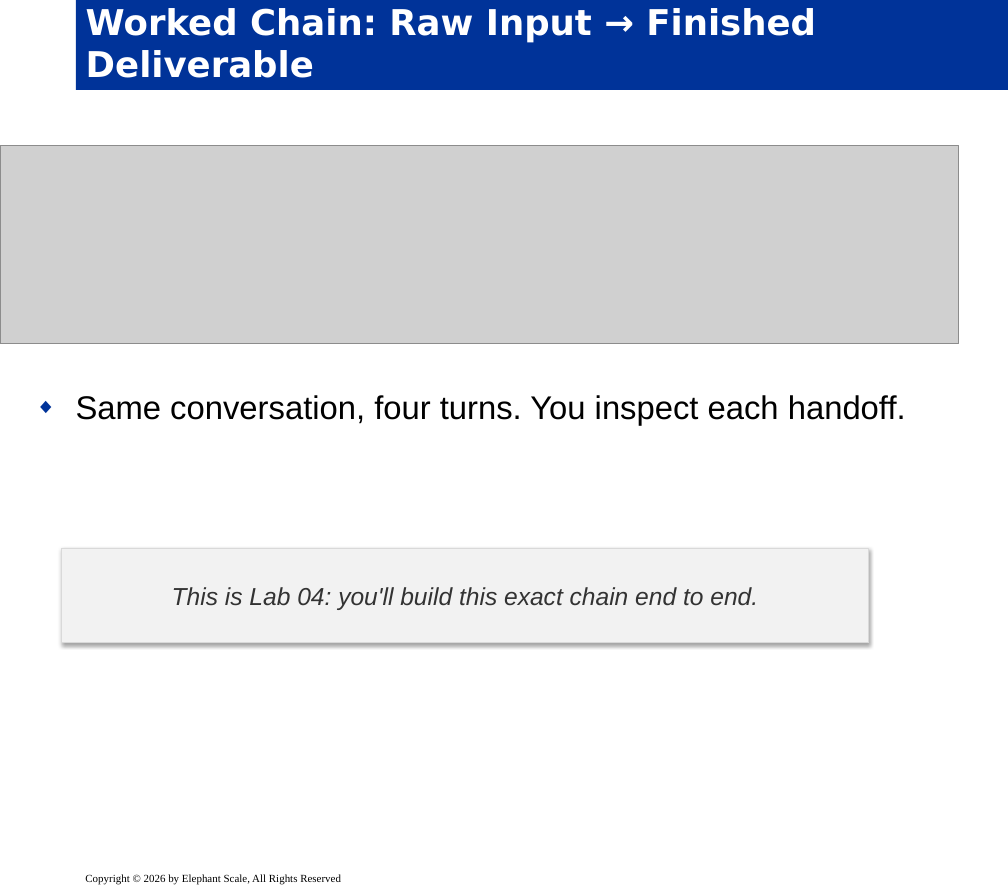
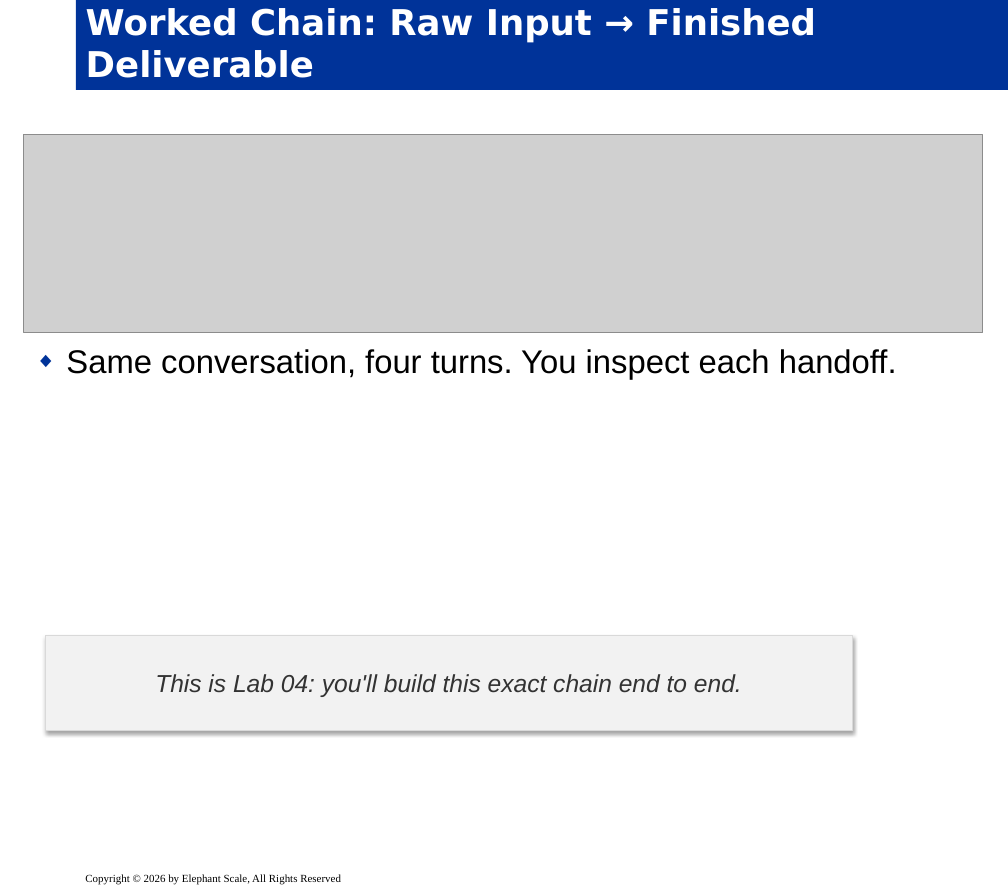
Before and after one commit to elephantscale/Prompt_Engineering_for_Business_Professionals, a slide deck: slide 5 of slides/release/04-advanced-techniques.pptx. Drawn at 1008x892 pixels with LibreOffice and Linux fonts; fonts in the diff are those of the drawing; grey boxes stand for pictures; background and template pictures are left out. Boxes give left, top, right and bottom in pixels: in the first picture for what was removed or moved away, otherwise in the second. Text is boxed around its words. In the diff, an @@ line names an element or a change of style, - is before the commit and + after.

```diff
--- a/slides/release/04-advanced-techniques.pptx
+++ b/slides/release/04-advanced-techniques.pptx
@@ text "Same conversation, four turns. You ..." moved from (x1=76, y1=395, x2=906, y2=426) to (x1=66, y1=349, x2=897, y2=380) @@
@@ picture moved from (x1=0, y1=146, x2=959, y2=344) to (x1=24, y1=135, x2=982, y2=333) @@
@@ rectangle "This is Lab 04: you'll ..." moved from (x1=61, y1=549, x2=868, y2=643) to (x1=45, y1=636, x2=853, y2=731) @@
```
Also in this commit, not shown: 7 other slides changed.
